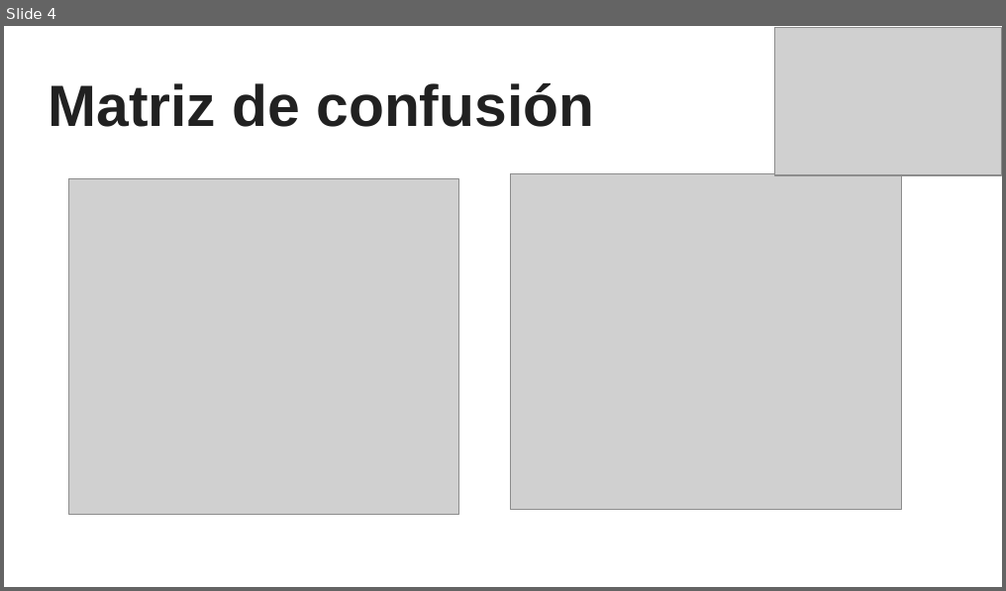
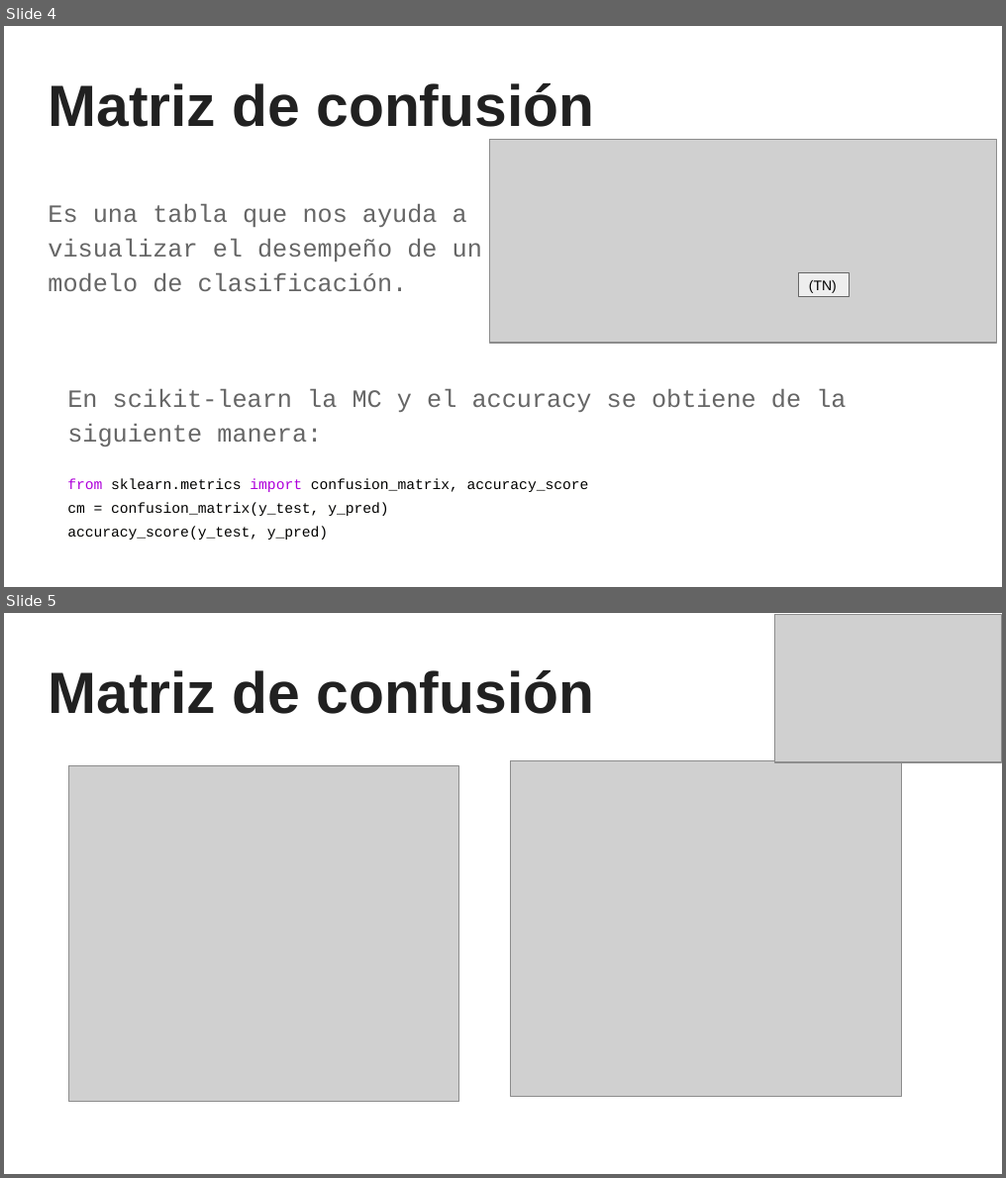
Before and after one commit to sainosmichelle/sainosmichelle.github.io, a slide deck: assets/files/Tema5/5. Rendimiento de los modelos.pptx. Shown one above the other, each under a label of ours: slide 4 before the commit, slides 4 and 5 after it. The pictures are 1006x591 and 1006x1178 pixels, drawn with LibreOffice and Linux fonts; fonts in the diff are those of the drawing; grey boxes stand for pictures. Boxes give left, top, right and bottom in pixels: in the first picture for what was removed or moved away, otherwise in the second. Text is boxed around its words. In the diff, an @@ line names an element or a change of style, - is before the commit and + after.

```diff
--- a/assets/files/Tema5/5. Rendimiento de los modelos.pptx
+++ b/assets/files/Tema5/5. Rendimiento de los modelos.pptx
@@ slide 4 added at [4, 26, 1002, 587], background #FFFFFF @@
@@ title added at [48, 83, 594, 127], 42 pt, text #212121, bold @@
+Matriz de confusión
@@ picture added at [489, 139, 997, 343] @@
@@ text added at [48, 204, 482, 292], 18 pt, text #666666 @@
+Es una tabla que nos ayuda a visualizar el desempeño de un modelo de clasificación.
@@ rectangle added at [799, 274, 850, 296], fill #EEEEEE, outline #666666 0.75 pt, 10 pt, text #000000 @@
+(TN)
@@ text added at [67, 389, 846, 540], 10.5 pt, text #000000 @@
+En scikit-learn la MC y el accuracy se obtiene de la siguiente manera:
+from sklearn.metrics import confusion_matrix, accuracy_score
+cm = confusion_matrix(y_test, y_pred)
+accuracy_score(y_test, y_pred)
@@ what was slide 4 is now slide 5 @@
```
Also in this commit, not shown: 7 slides changed, 4 other slides added, 2 slides removed, 3 other files.
